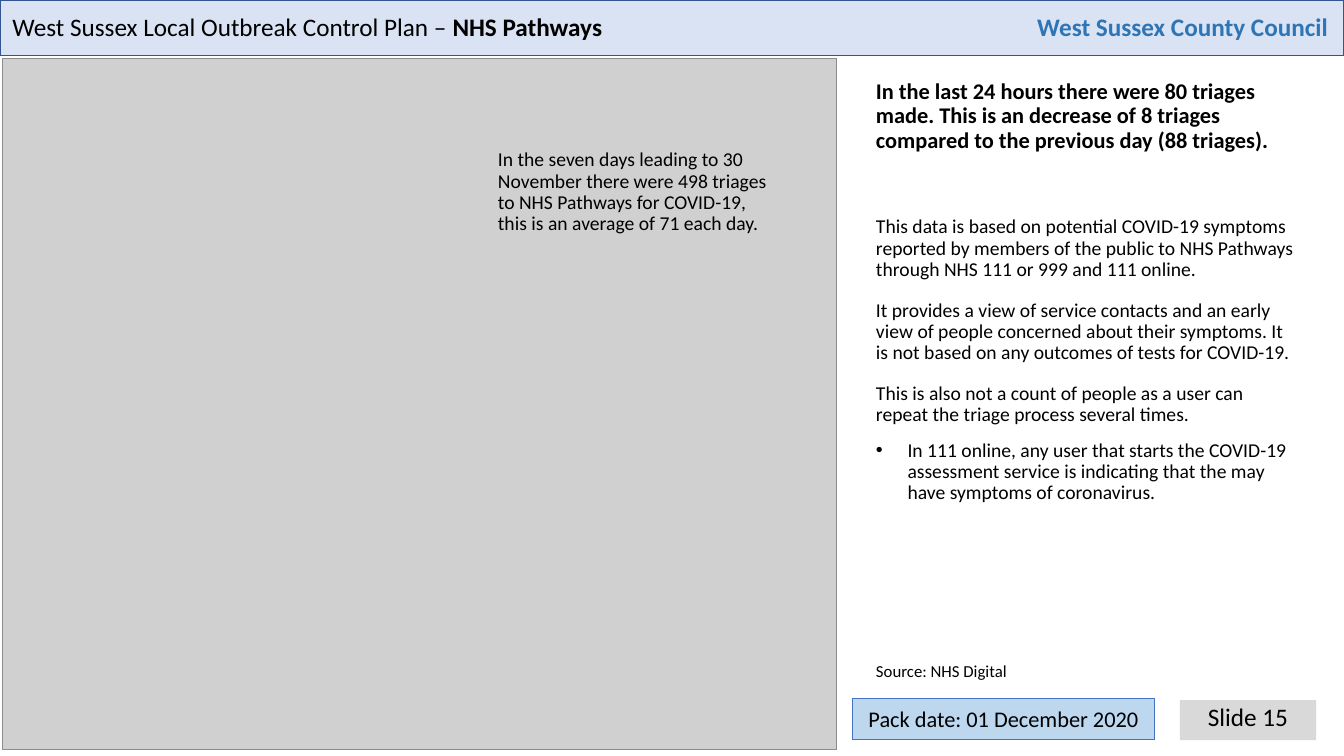
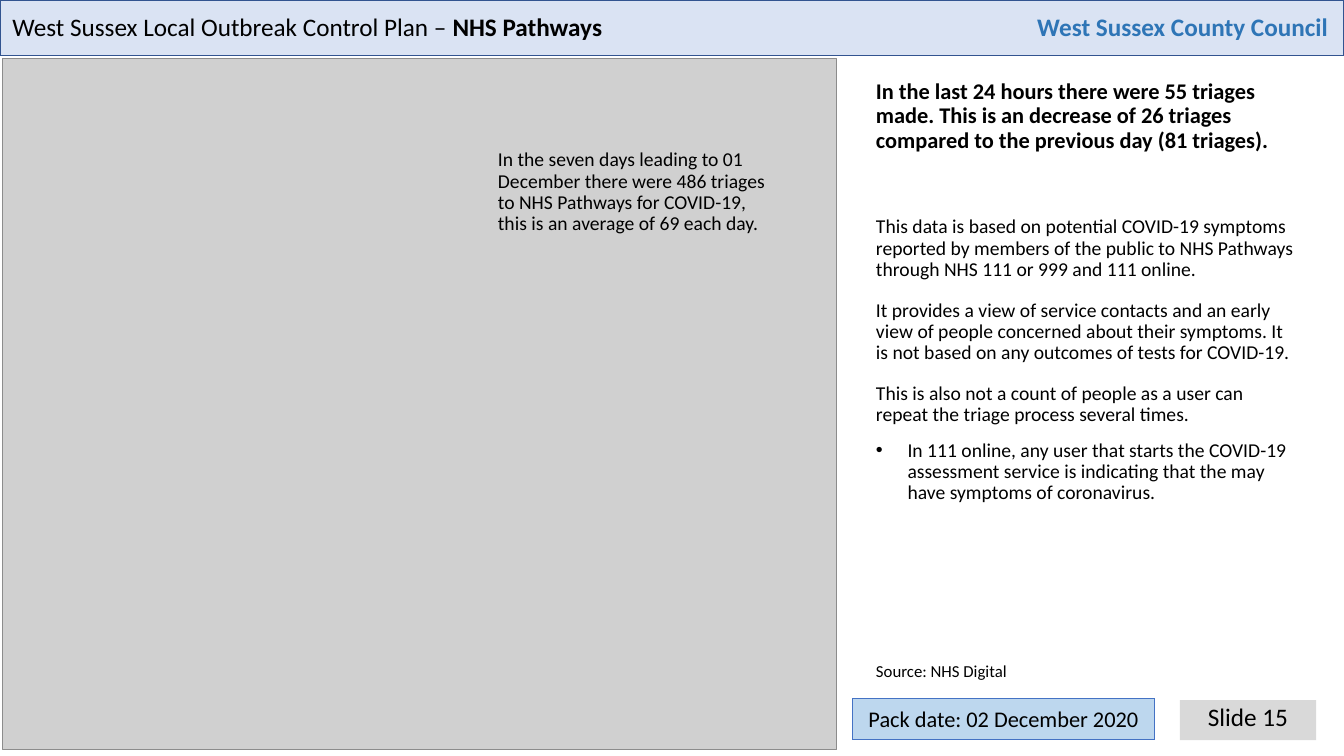
Before and after one commit to psychty/wsx_covid_datapack_public, a slide deck: slide 15 of Latest_West_Sussex_C19_slide_deck.pptx. Drawn at 1344x756 pixels with LibreOffice and Linux fonts; fonts in the diff are those of the drawing; grey boxes stand for pictures. Boxes give left, top, right and bottom in pixels: in the first picture for what was removed or moved away, otherwise in the second. Text is boxed around its words. In the diff, an @@ line names an element or a change of style, - is before the commit and + after.

```diff
--- a/Latest_West_Sussex_C19_slide_deck.pptx
+++ b/Latest_West_Sussex_C19_slide_deck.pptx
@@ text at [876,83,1268,152]: text changed @@
-In the last 24 hours there were 80 triages made. This is an decrease of 8 triages compared to the previous day (88 triages).
+In the last 24 hours there were 55 triages made. This is an decrease of 26 triages compared to the previous day (81 triages).
@@ text at [498,152,765,234]: text changed @@
-In the seven days leading to 30 November there were 498 triages to NHS Pathways for COVID-19, this is an average of 71 each day.
+In the seven days leading to 01 December there were 486 triages to NHS Pathways for COVID-19, this is an average of 69 each day.
@@ text in rectangle at [868,711,1138,727]: text changed @@
-Pack date: 01 December 2020
+Pack date: 02 December 2020
```
Also in this commit, not shown: 22 other slides changed, 55 other files.
